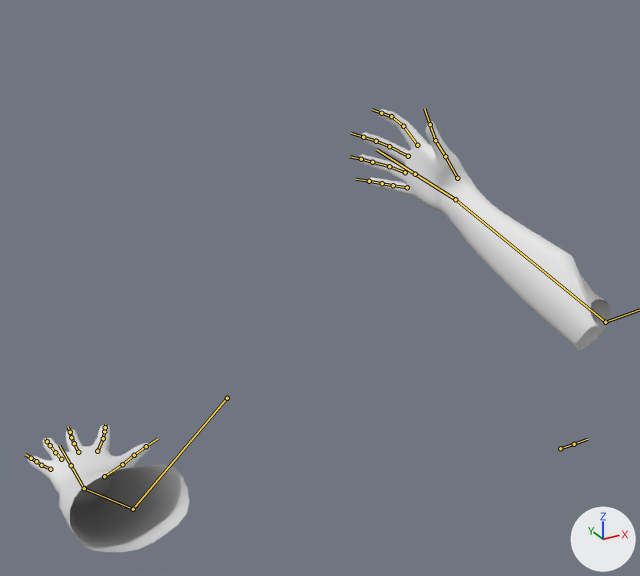
Two versions of the FBX model Broken Dreams/Assets/3D Models/Weapons/Hands/Hands.fbx, one commit apart.
Both versions are drawn from a camera (50 mm lens) standing at (-21.1, -42.8, 29.8) and looking at (0.0, -4.5, 10.7). The axes (+X, +Y, +Z) are drawn at lower right. The lights are the same throughout. Both versions are drawn at frame 41 of the action 'handsrig|handsrigAction.002'; the numbers are the values there. The bones that bend it are drawn over the model as lines.
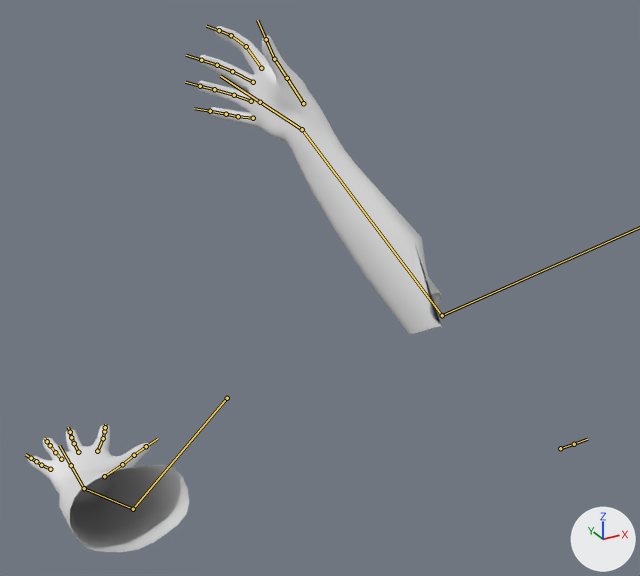
Commit message: Hand Throw
Updated Placement of the handthrowing Anim

The edits, one by one:
Bone 'forearm.L' (bone_forearm_l) moves from (0.0, 0.0, 0.0) to (-5.8, 3.61, 3.42).
Bone 'forearm.L' (bone_forearm_l) turns from (7, 5, 0) to (7, 0, 5) degrees about its own x, y and z.
Bone 'forearm.L.001' (bone_forearm_l_001) turns from (101, 51, 114) to (81, 27, 120) degrees about its own x, y and z.
Bone 'hand.L' (bone_hand_l) turns from (-34, -4, 1) to (-2, -14, -24) degrees about its own x, y and z.

Changed parts and their boxes [x1, y1, x2, y2] in the pictures (640 x 576 px):
'Cube', posed (29% narrower, 19% taller)
    before: [28, 109, 611, 552]
    after: [28, 26, 442, 552]
bone 'forearm.L.001', root to tip
    before: (605, 322) to (455, 199)
    after: (442, 315) to (302, 129)
bone 'hand.L', root to tip
    before: (455, 199) to (388, 157)
    after: (302, 129) to (232, 84)
